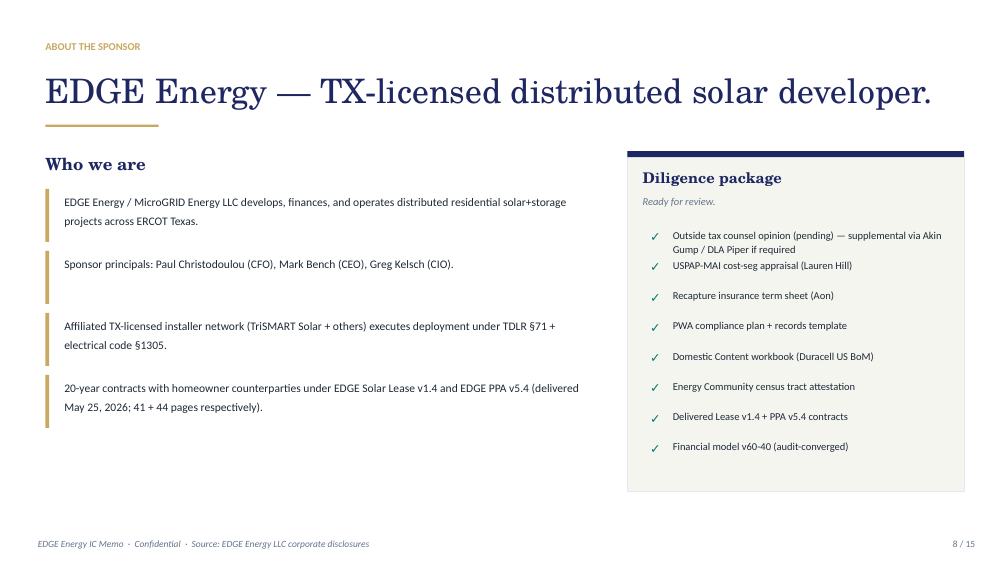
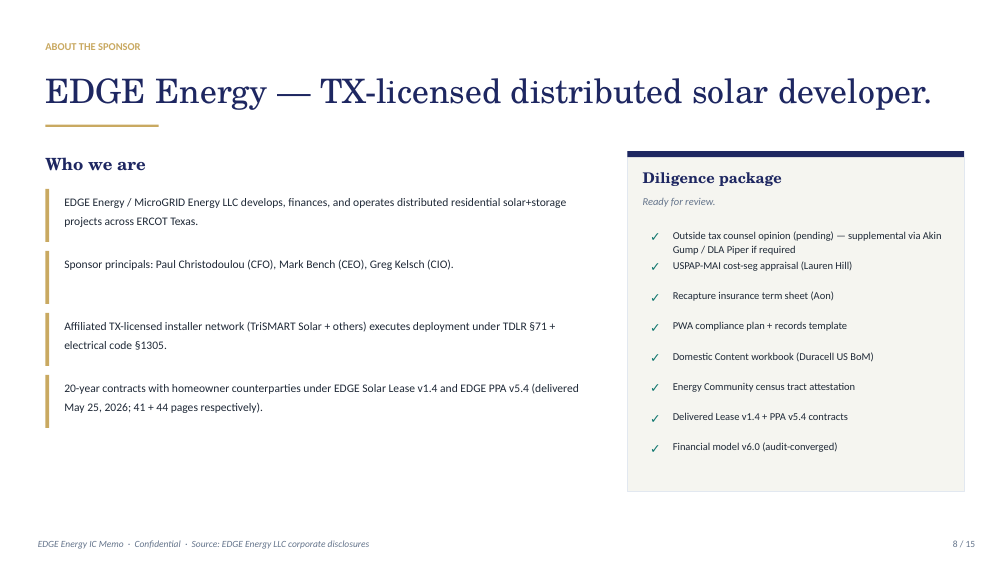
Before and after one commit to allurecg/Financial-Model, a slide deck: slide 8 of EDGE-EastWest-Bank-TaxEquity-IC-Memo.pptx. Drawn at 1008x567 pixels with LibreOffice and Linux fonts; fonts in the diff are those of the drawing. Boxes give left, top, right and bottom in pixels: in the first picture for what was removed or moved away, otherwise in the second. Text is boxed around its words. In the diff, an @@ line names an element or a change of style, - is before the commit and + after.

```diff
--- a/EDGE-EastWest-Bank-TaxEquity-IC-Memo.pptx
+++ b/EDGE-EastWest-Bank-TaxEquity-IC-Memo.pptx
@@ text at [673, 442, 837, 452]: text changed @@
-Financial model v60-40 (audit-converged)
+Financial model v6.0 (audit-converged)
```
Also in this commit, not shown: 4 other slides changed, 1 other file.
